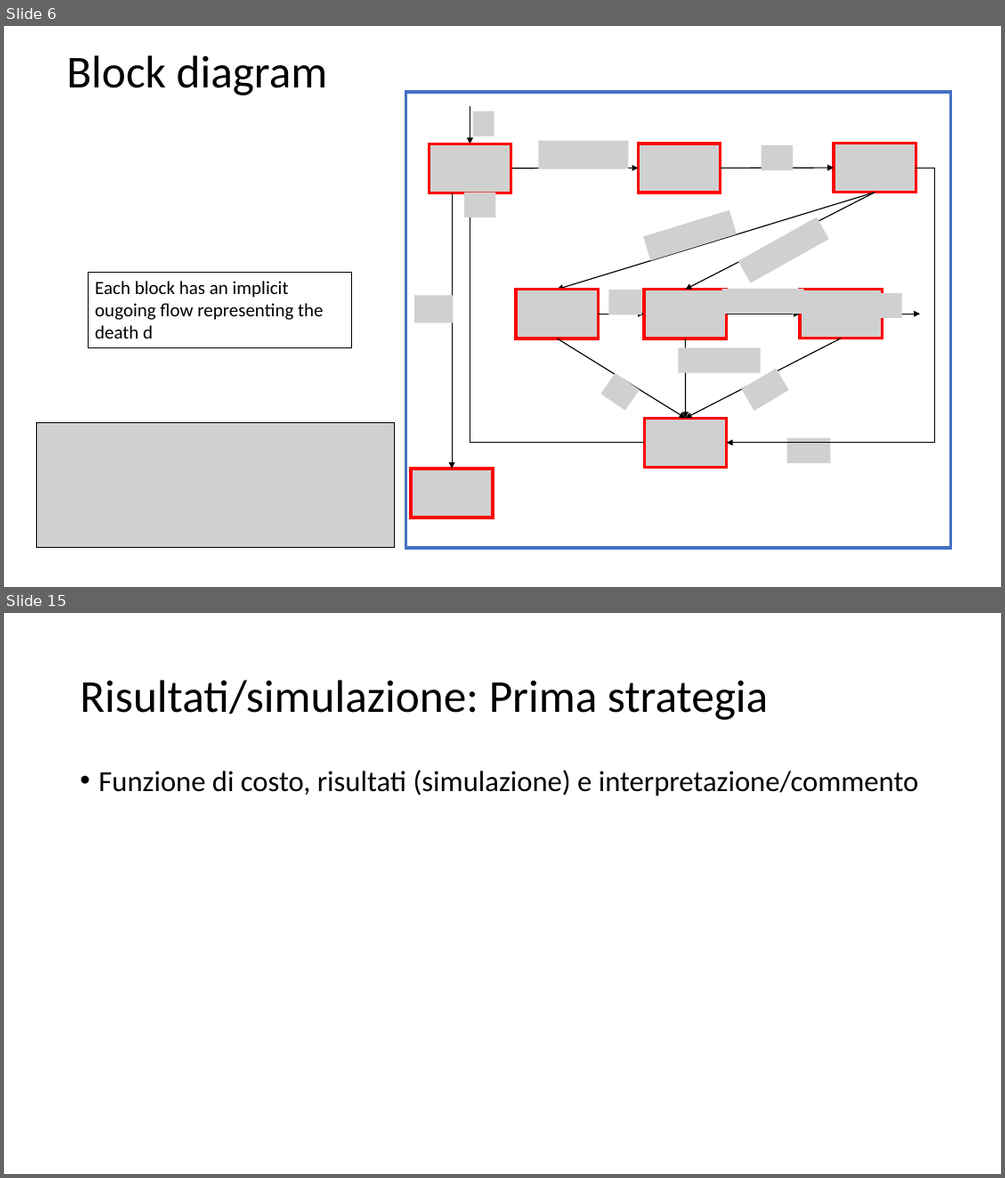
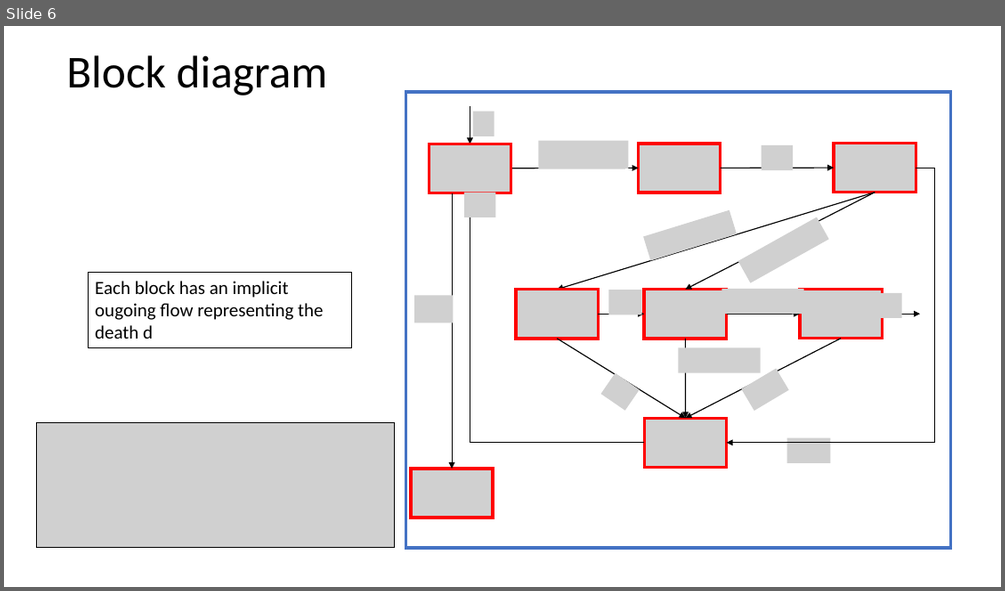
Before and after one commit to spbisc97/covid-optimal-control, a slide deck: PowerPoint/Optimal control strategies to prevent the hospital beds collapse during COVID-19 outbreak.pptx. Shown one above the other, each under a label of ours: slides 6 and 15 before the commit, slide 6 after it; the slides between them are not shown. The pictures are 1005x1178 and 1005x591 pixels, drawn with LibreOffice and Linux fonts; fonts in the diff are those of the drawing; grey boxes stand for pictures. Boxes give left, top, right and bottom in pixels: in the first picture for what was removed or moved away, otherwise in the second. Text is boxed around its words. In the diff, an @@ line names an element or a change of style, - is before the commit and + after.

```diff
--- a/PowerPoint/Optimal control strategies to prevent the hospital beds collapse during COVID-19 outbreak.pptx
+++ b/PowerPoint/Optimal control strategies to prevent the hospital beds collapse during COVID-19 outbreak.pptx
@@ slide 15 removed at (4,613,1001,1174), background #FFFFFF @@
@@ title removed at (80,680,768,720) @@
-Risultati/simulazione: Prima strategia
@@ text removed at (98,770,919,796) @@
-• Funzione di costo, risultati (simulazione) e interpretazione/commento
```
Also in this commit, not shown: 12 slides changed, 8 slides added, 6 other slides removed, 1 other file.
